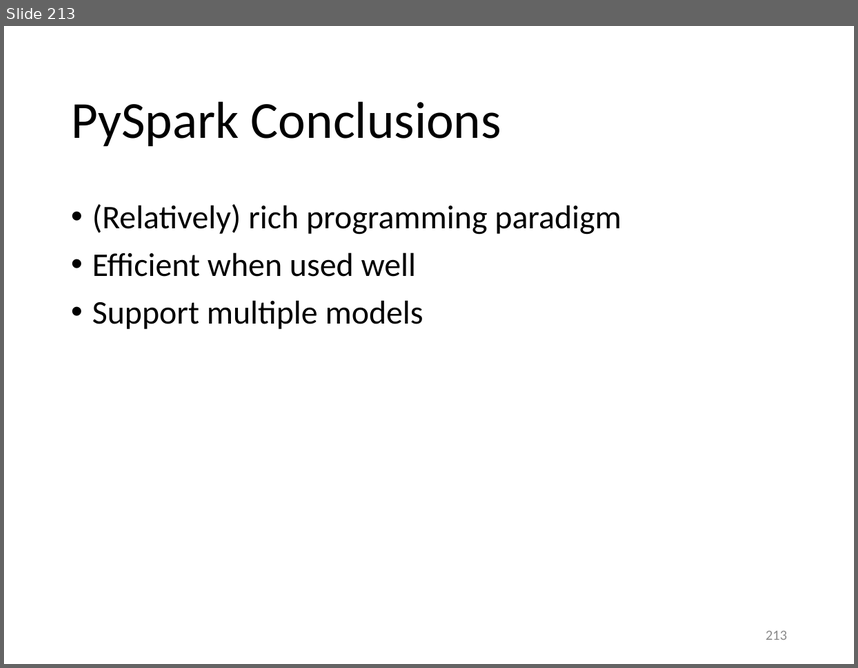
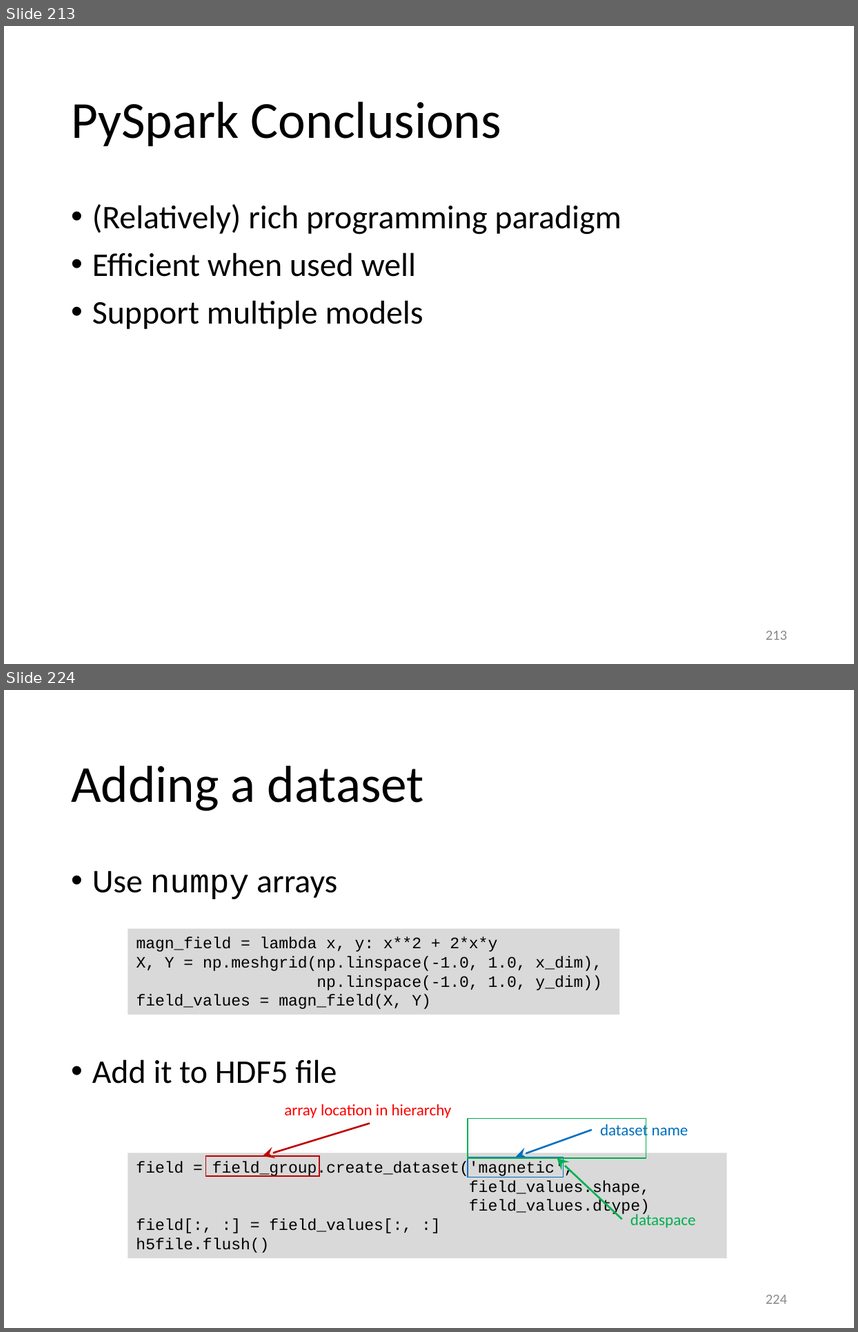
Before and after one commit to gjbex/Python-for-HPC, a slide deck: python_for_hpc.pptx. Shown one above the other, each under a label of ours: slide 213 before the commit, slides 213 and 224 after it; the slides between them are not shown. The pictures are 858x668 and 858x1332 pixels, drawn with LibreOffice and Linux fonts; fonts in the diff are those of the drawing. Boxes give left, top, right and bottom in pixels: in the first picture for what was removed or moved away, otherwise in the second. Text is boxed around its words. In the diff, an @@ line names an element or a change of style, - is before the commit and + after.

Commit message:
Add slides on I/O, h5py

```diff
--- a/python_for_hpc.pptx
+++ b/python_for_hpc.pptx
@@ slide 224 added at box(4, 690, 854, 1328), background #FFFFFF @@
@@ title added at box(71, 765, 424, 811), 44 pt, text #000000 @@
+Adding a dataset
@@ text added at box(92, 871, 337, 1083), 28 pt, text #000000 @@
+• Use numpy arrays
+• Add it to HDF5 file
@@ rectangle added at box(128, 929, 620, 1015), fill #D9D9D9, 13.5 pt, text #000000 @@
+magn_field = lambda x, y: x**2 + 2*x*y
+X, Y = np.meshgrid(np.linspace(-1.0, 1.0, x_dim),
+np.linspace(-1.0, 1.0, y_dim))
+field_values = magn_field(X, Y)
@@ arrow added from (370, 1123) to (263, 1156), #C00000 1.5 pt @@
@@ text added at box(284, 1104, 452, 1118), 13.5 pt, text #FF0000 @@
+array location in hierarchy
@@ rectangle added at box(468, 1118, 646, 1159), outline #00B050 1 pt @@
@@ text added at box(600, 1122, 688, 1140), 13.5 pt, text #0070C0 @@
+dataset name
@@ arrow added from (591, 1130) to (516, 1156), #0070C0 1.5 pt @@
@@ rectangle added at box(128, 1152, 727, 1258), fill #D9D9D9, 13.5 pt, text #000000 @@
+field = field_group.create_dataset('magnetic',
+field_values.shape,
+field_values.dtype)
+field[:, :] = field_values[:, :]
+h5file.flush()
@@ rectangle added at box(205, 1156, 319, 1176), outline #C00000 1 pt @@
@@ rectangle added at box(468, 1156, 564, 1177), outline #0070C0 1 pt @@
@@ arrow added from (622, 1219) to (557, 1158), #00B050 1.5 pt @@
@@ text added at box(631, 1211, 696, 1228), 13.5 pt, text #00B050 @@
+dataspace
@@ page number added at box(766, 1294, 787, 1303), 12 pt, text #8C8C8C @@
+224
```
Also in this commit, not shown: 14 other slides added.
